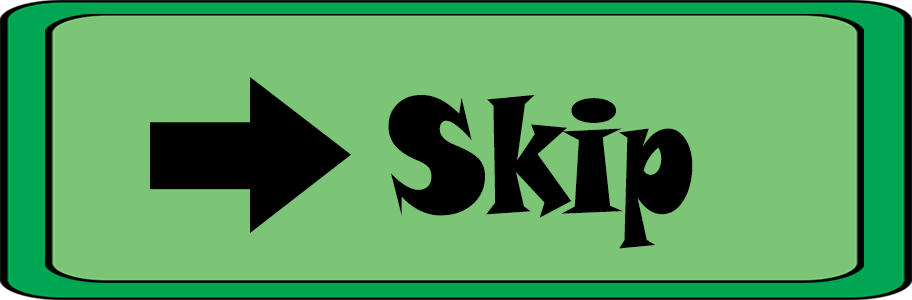
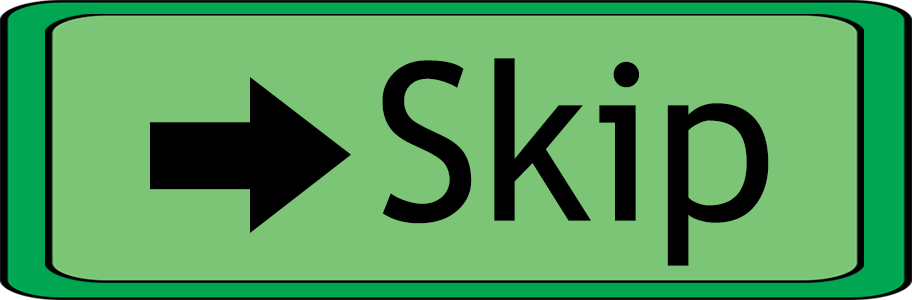
Comparing the layer stacks of the two 912×300 images. Changes:
painted on "Skip" over [382, 58, 769, 266]
